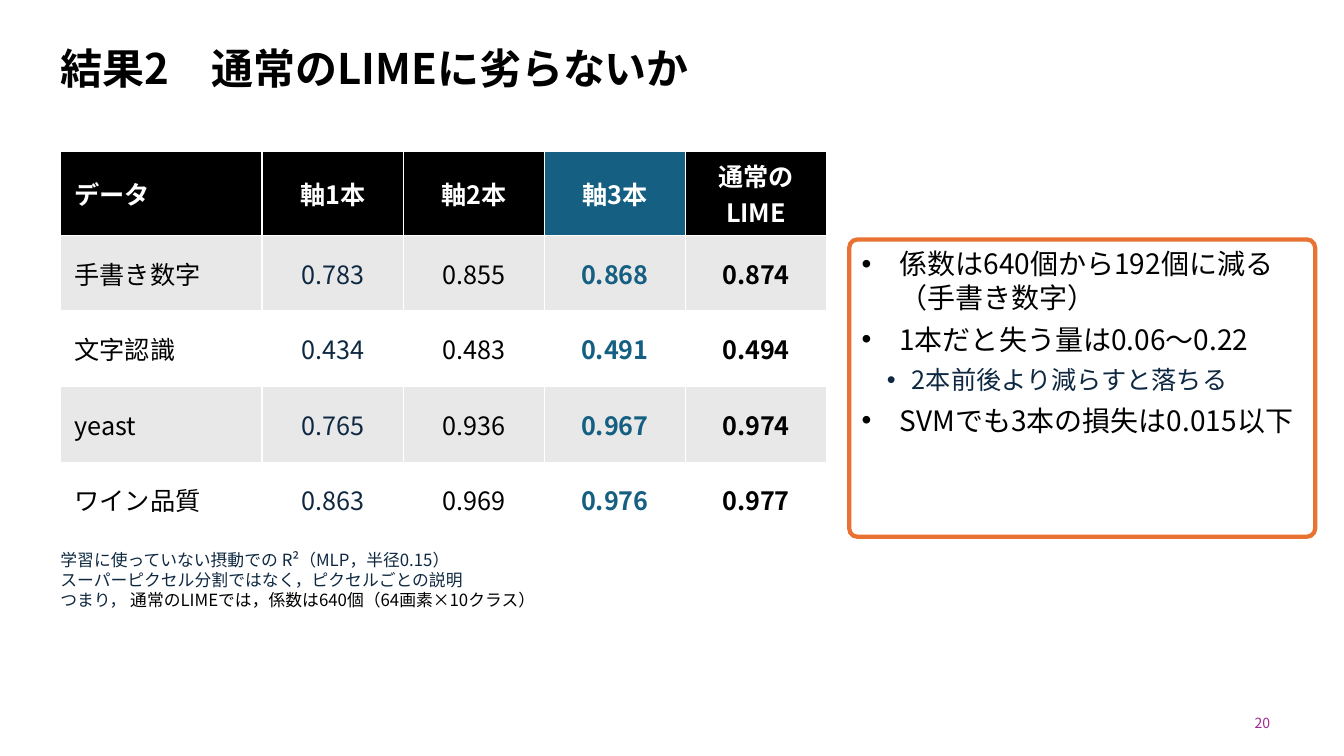
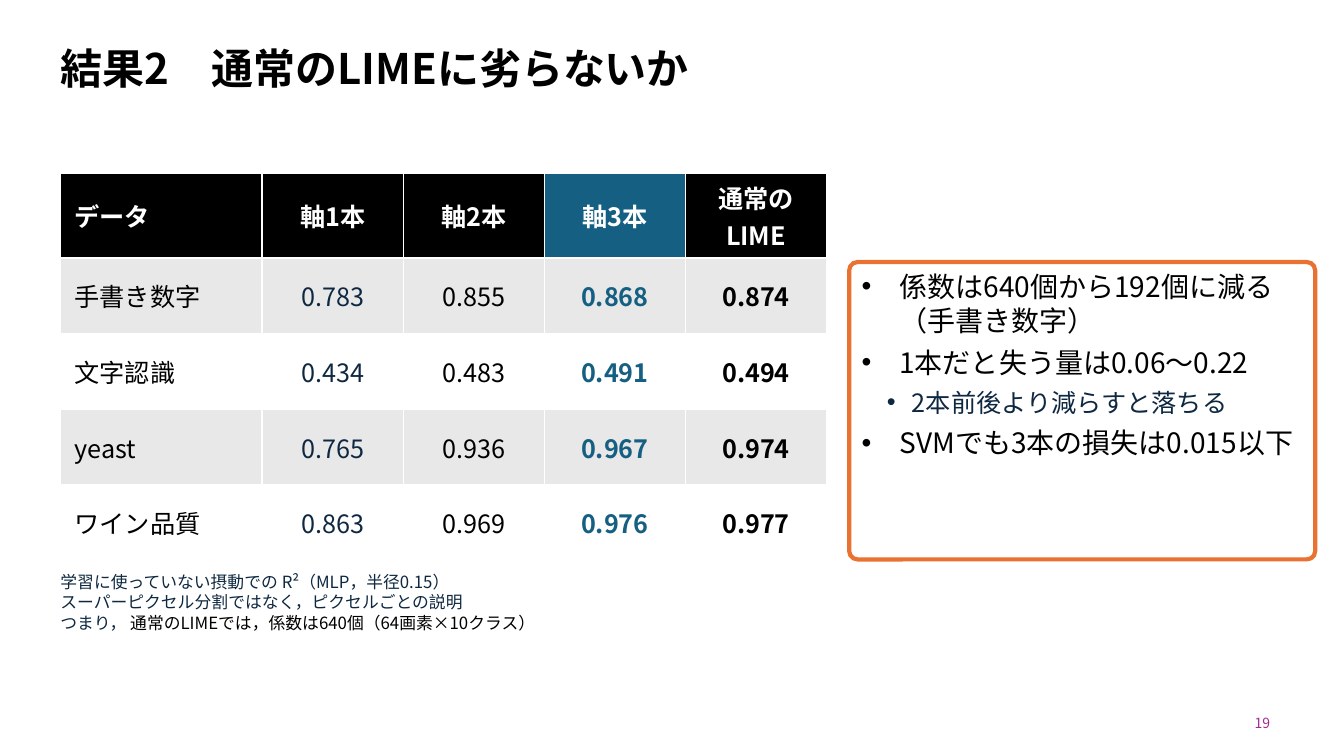
Before and after one commit to SoutaIkegame/Fisher_LIME, a slide deck: slide 19 of docs/seminar/2026-10-05_seminar.pptx (slide 20 before the commit). Drawn at 1344x756 pixels with LibreOffice and Linux fonts; fonts in the diff are those of the drawing. Boxes give left, top, right and bottom in pixels: in the first picture for what was removed or moved away, otherwise in the second. Text is boxed around its words. In the diff, an @@ line names an element or a change of style, - is before the commit and + after.

```diff
--- a/docs/seminar/2026-10-05_seminar.pptx
+++ b/docs/seminar/2026-10-05_seminar.pptx
@@ table: place and size @@
-table at box(60, 151, 827, 529)
+table at box(60, 173, 827, 552)
@@ rounded rectangle "係数は640個から192個に減る（手書き数字）": place and size @@
-rounded rectangle "係数は640個から192個に減る（手書き数字）" at box(850, 240, 1316, 537)
+rounded rectangle "係数は640個から192個に減る（手書き数字）" at box(850, 262, 1316, 560)
@@ text "学習に使っていない摂動での R²（MLP，半径0.15） スーパーピクセル分割ではなく，ピクセルごとの説明 つまり， 通 ...": place and size @@
-text "学習に使っていない摂動での R²（MLP，半径0.15） スーパーピクセル分割ではなく，ピクセルごとの説明 つまり， 通 ..." at box(60, 551, 535, 608)
+text "学習に使っていない摂動での R²（MLP，半径0.15） スーパーピクセル分割ではなく，ピクセルごとの説明 つまり， 通 ..." at box(60, 573, 535, 631)
@@ page number at box(1255, 717, 1271, 728): text changed @@
-20
+19
```
Also in this commit, not shown: 8 other slides changed, 1 slide added, 2 slides removed, 2 other files.
